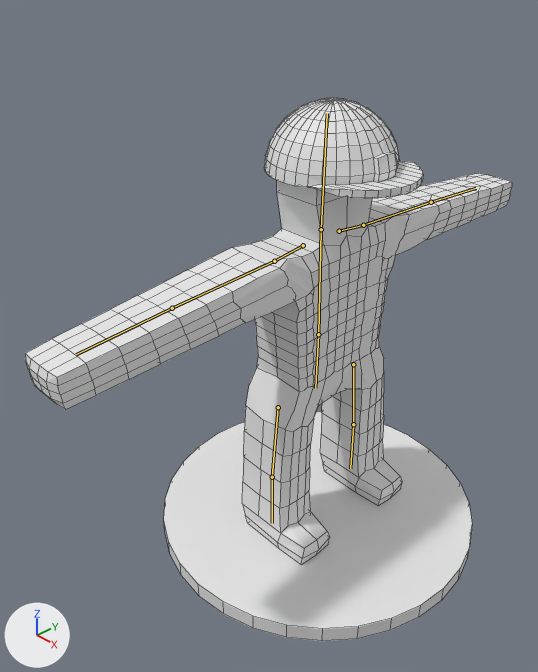
Two versions of the Blender file Award.blend, one commit apart.
Both versions are drawn from a 50 mm camera at (5.61, -5.59, 4.04) aimed at (0.3, -0.5, -0.26). The axes (+X, +Y, +Z) are drawn at lower left. The lights are the same throughout. Both versions are drawn at the pose saved in each file; the numbers are the values there. The bones that bend it are drawn over the model as lines. Mesh edges are drawn as thin lines.
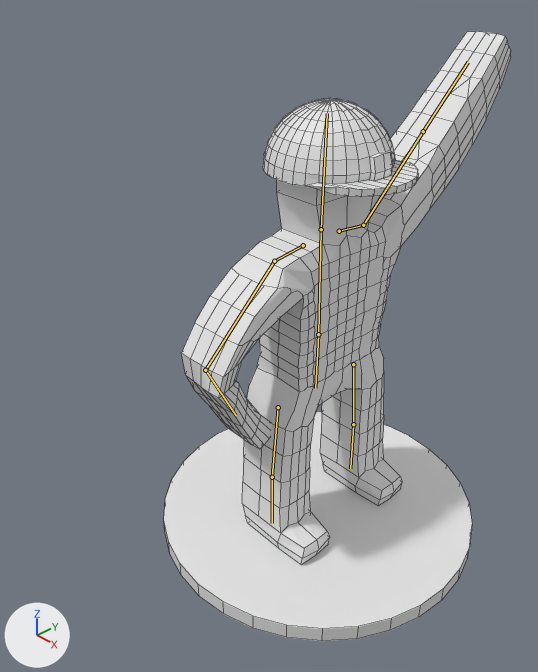
Changed parts and their boxes (x1, y1, x2, y2) in the pictures (538 x 672 px):
'Cube', posed: before (25, 173, 512, 565); after (181, 31, 511, 565)
'Sphere', posed: before (264, 98, 423, 198); after (263, 98, 418, 197)
bone 'Elbow.r', root to tip: before (274, 261) to (172, 308); after (274, 261) to (205, 370)
bone 'Arm.r', root to tip: before (172, 308) to (76, 354); after (205, 370) to (236, 415)
bone 'Elbow.l', root to tip: before (363, 225) to (431, 202); after (363, 225) to (423, 131)

What the commit changed:
Bone 'Elbow.r' (bone_elbow_r) moves from (0.47, -1.17, 0.0) to (2.48, -0.61, 0.01).
Bone 'Elbow.r' (bone_elbow_r) turns from (0, 0, 0) to (0, 0, 40) degrees about its own x, y and z.
Bone 'Arm.r' (bone_arm_r) moves from (-0.5, -0.54, 0.0) to (-0.85, 2.24, -0.24).
Bone 'Arm.r' (bone_arm_r) turns from (0, 0, 0) to (-7, -1, 75) degrees about its own x, y and z.
Bone 'Elbow.l' (bone_elbow_l) moves from (-2.19, 0.15, 0.38) to (0.61, -1.97, 0.19).
Bone 'Elbow.l' (bone_elbow_l) turns from (0, 0, 0) to (0, 0, 44) degrees about its own x, y and z.
